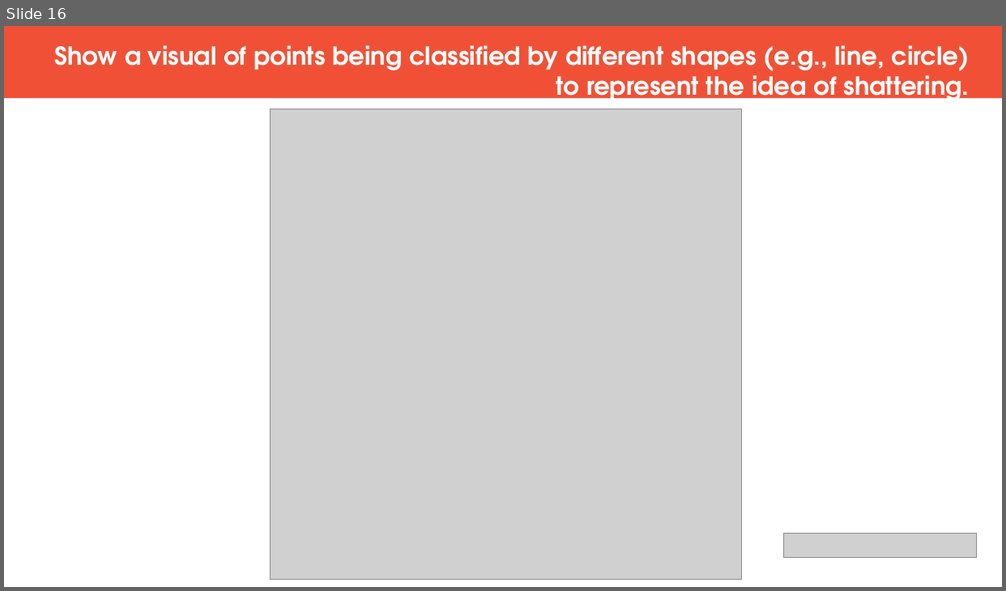
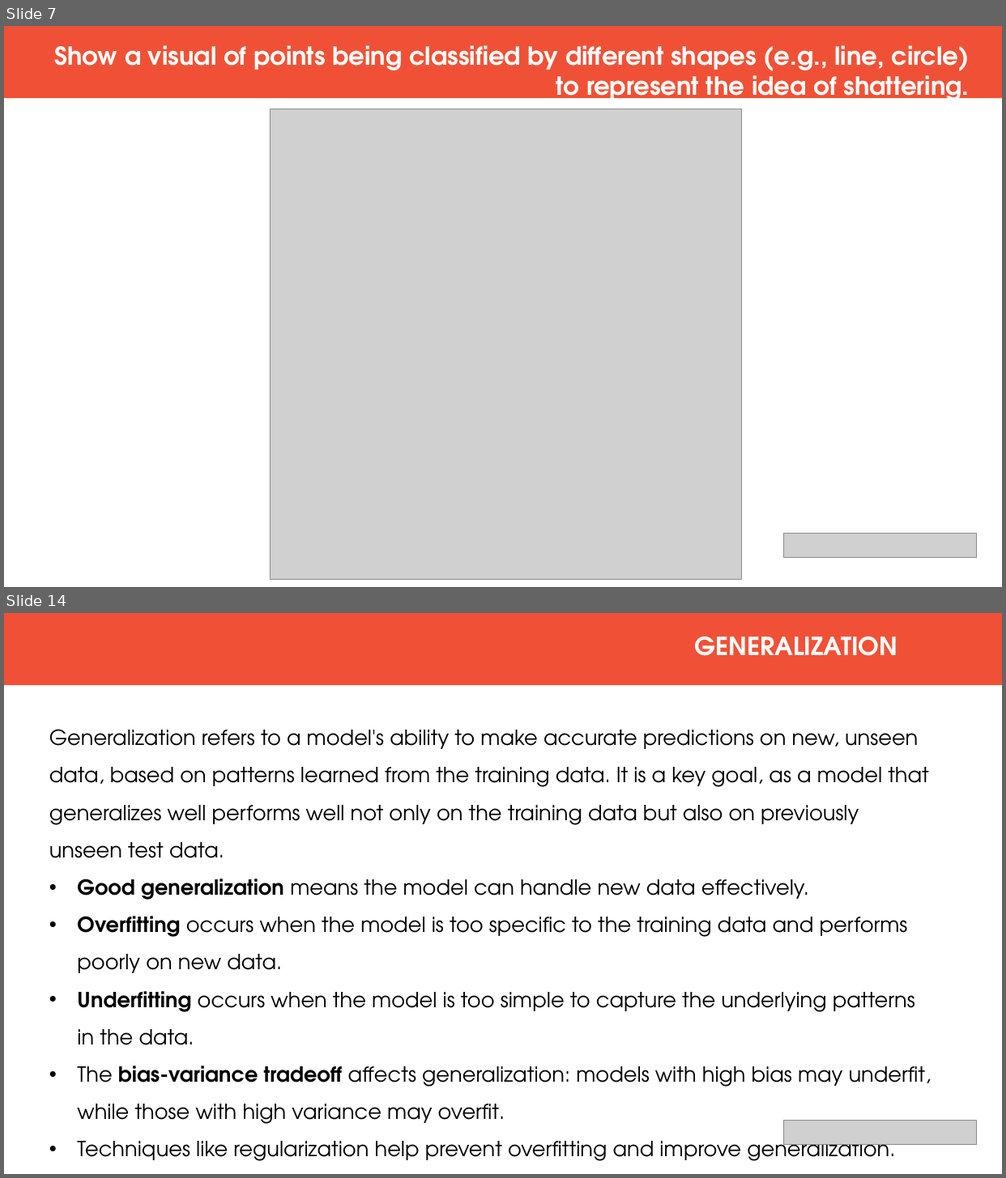
Before and after one commit to prabhaadevi123/IT-FACEPREP, a slide deck: MACHINE LEARNING PPT.pptx. Shown one above the other, each under a label of ours: slide 16 before the commit, slides 7 and 14 after it; the slides between them are not shown. The pictures are 1006x591 and 1006x1178 pixels, drawn with LibreOffice and Linux fonts; fonts in the diff are those of the drawing; grey boxes stand for pictures. Boxes give left, top, right and bottom in pixels: in the first picture for what was removed or moved away, otherwise in the second. Text is boxed around its words. In the diff, an @@ line names an element or a change of style, - is before the commit and + after.

```diff
--- a/MACHINE LEARNING PPT.pptx
+++ b/MACHINE LEARNING PPT.pptx
@@ slide 14 added at <box>4,613,1002,1174</box>, background #FFFFFF @@
@@ rectangle added at <box>4,613,1002,686</box>, fill #F05136 @@
@@ text added at <box>695,636,898,656</box>, 24 pt, text #FFFFFF, bold @@
+GENERALIZATION
@@ text added at <box>49,729,931,1124</box>, 20 pt, text #000000 @@
+Generalization refers to a model's ability to make accurate predictions on new, unseen data, based on patterns learned from the training data. It is a key goal, as a model that generalizes well performs well not only on the training data but also on previously unseen test data.
+• Good generalization means the model can handle new data effectively.
+• Overfitting occurs when the model is too specific to the training data and performs poorly on new data.
+• Underfitting occurs when the model is too simple to capture the underlying patterns in the data.
+• The bias-variance tradeoff affects generalization: models with high bias may underfit, while those with high variance may overfit.
+• Techniques like regularization help prevent overfitting and improve generalization.
@@ picture added at <box>784,1121,978,1145</box> @@
@@ what was slide 16 is now slide 7 @@
```
Also in this commit, not shown: 4 slides changed, 10 other slides added, 9 slides removed.
